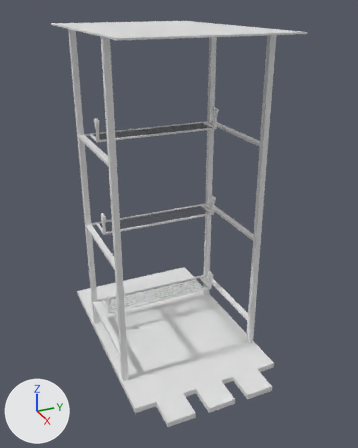
Two versions of the Blender file sourceModels/RopaStorageBase.blend, one commit apart.
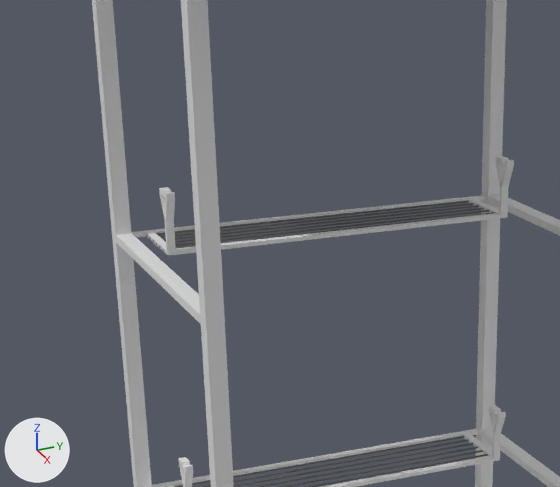
The first picture shows the older version from a 50 mm camera at (16.02, -6.56, 12.48) aimed at (0.97, 0.21, 4.95). The close-ups show both versions on the part from 11% to 66% of the width and 12% to 50% of the height of that picture; other places that the commit changed are outside them. The lights are fixed; the arrows at lower left show +X, +Y and +Z.

In view in the first close-up: 'Connector.002', 'Connector.003', 'Connector2', 'Connector3', 'Cube', 'Cube.001', 'Cube.002', 'Cube.003', 'Cube.005', 'Cube.007', 'Querstange.014', 'Querstange.016', 'Seitenstange.016', 'Seitenstange.017', 'Seitenstange.018', 'Seitenstange.019', 'Seitenstange.021', 'Seitenstange.022', 'Seitenstange.023', 'einlage1.002', 'einlage2.002'.
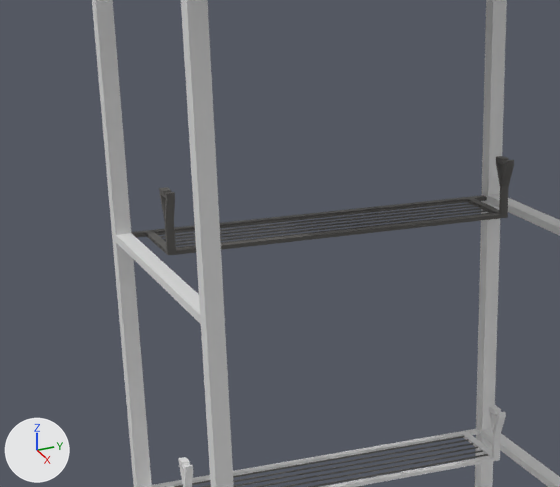
Pixel boxes [x1, y1, x2, y2] of what changed, in the close-ups (560 x 487 px):
'Connector.003', recoloured
    both: [176, 213, 501, 255]
'Seitenstange.019', recoloured
    both: [165, 221, 176, 251]
'Seitenstange.022', recoloured
    both: [499, 187, 509, 214]
'Seitenstange.016', recoloured
    both: [146, 232, 176, 255]
'Seitenstange.018', recoloured
    both: [165, 199, 175, 222]
'Seitenstange.017', recoloured
    both: [467, 198, 508, 218]
'Seitenstange.021', recoloured
    both: [500, 166, 514, 187]
'einlage1.002', recoloured
    both: [159, 187, 175, 199]
'einlage2.002', recoloured
    both: [496, 156, 514, 166]
'Seitenstange.023', recoloured
    both: [496, 162, 505, 186]
'Seitenstange.020', recoloured
    both: [160, 195, 166, 222]
part 1 of me_cube_027, built on
    both: [131, 195, 487, 237]

The change, as a diff of the scene's bpy script:
```diff
--- a/sourceModels/RopaStorageBase.blend.py
+++ b/sourceModels/RopaStorageBase.blend.py
@@ me_cube_027 @@
 # used by ob_connector3; parent = ob_movingparts; location = (-1.3, 0.0, 8.0)
-me_cube_027.from_pydata(...)  # 8 vertices, 6 faces; spans x -0.05..0.05, y -2.61..2.61, z -0.03..0.03
+me_cube_027.from_pydata(...)  # 16 vertices, 14 faces; spans x -0.05..0.05, y -2.61..2.61, z -0.03..0.03
+# me_cube_027 part 1
+# 4 faces are deleted
+# 8 vertices are added at x -0.05..0.05, y -2.36..2.36, z -0.03..0.03
+# 12 new faces join them
+me_cube_027.materials.append(mat_base_mat)  # dark grey #595755
@@ me_cube_029 @@
 me_cube_029.from_pydata(...)  # 42 vertices, 23 faces; spans x -0.157..0.157, y -0.05..0.05, z -0.02..0.05
+me_cube_029.materials.append(mat_base_mat)  # dark grey #595755
@@ me_cube_030 @@
 me_cube_030.from_pydata(...)  # 42 vertices, 23 faces; spans x -0.157..0.157, y -0.05..0.05, z -0.02..0.05
+me_cube_030.materials.append(mat_base_mat)  # dark grey #595755
@@ me_cube_031 @@
 me_cube_031.from_pydata(...)  # 8 vertices, 6 faces; spans x -0.596..0.396, y -0.025..0.075, z -0.025..0.025
+me_cube_031.materials.append(mat_base_mat)  # dark grey #595755
@@ me_cube_032 @@
 me_cube_032.from_pydata(...)  # 8 vertices, 6 faces; spans x -0.596..0.396, y -0.025..0.075, z -0.025..0.025
+me_cube_032.materials.append(mat_base_mat)  # dark grey #595755
@@ me_cube_033 @@
 me_cube_033.from_pydata(...)  # 8 vertices, 6 faces; spans x -0.088..0.088, y -0.05..0.05, z -0.147..0.147
+me_cube_033.materials.append(mat_base_mat)  # dark grey #595755
@@ me_cube_034 @@
 me_cube_034.from_pydata(...)  # 8 vertices, 6 faces; spans x -0.025..0.025, y -0.05..0.05, z -0.18..0.18
+me_cube_034.materials.append(mat_base_mat)  # dark grey #595755
@@ me_cube_035 @@
 me_cube_035.from_pydata(...)  # 8 vertices, 6 faces; spans x -0.094..0.094, y -0.05..0.05, z -0.147..0.147
+me_cube_035.materials.append(mat_base_mat)  # dark grey #595755
@@ me_cube_036 @@
 me_cube_036.from_pydata(...)  # 8 vertices, 6 faces; spans x -0.088..0.088, y -0.05..0.05, z -0.147..0.147
+me_cube_036.materials.append(mat_base_mat)  # dark grey #595755
@@ me_cube_037 @@
 me_cube_037.from_pydata(...)  # 8 vertices, 6 faces; spans x -0.025..0.025, y -0.05..0.05, z -0.18..0.18
+me_cube_037.materials.append(mat_base_mat)  # dark grey #595755
@@ me_cube_038 @@
 me_cube_038.from_pydata(...)  # 8 vertices, 6 faces; spans x -0.094..0.094, y -0.05..0.05, z -0.147..0.147
+me_cube_038.materials.append(mat_base_mat)  # dark grey #595755
@@ me_cube_039 @@
 me_cube_039.from_pydata(...)  # 8 vertices, 6 faces; spans x -0.05..0.05, y -2.21..2.21, z -0.03..0.03
+me_cube_039.materials.append(mat_base_mat)  # dark grey #595755
```
